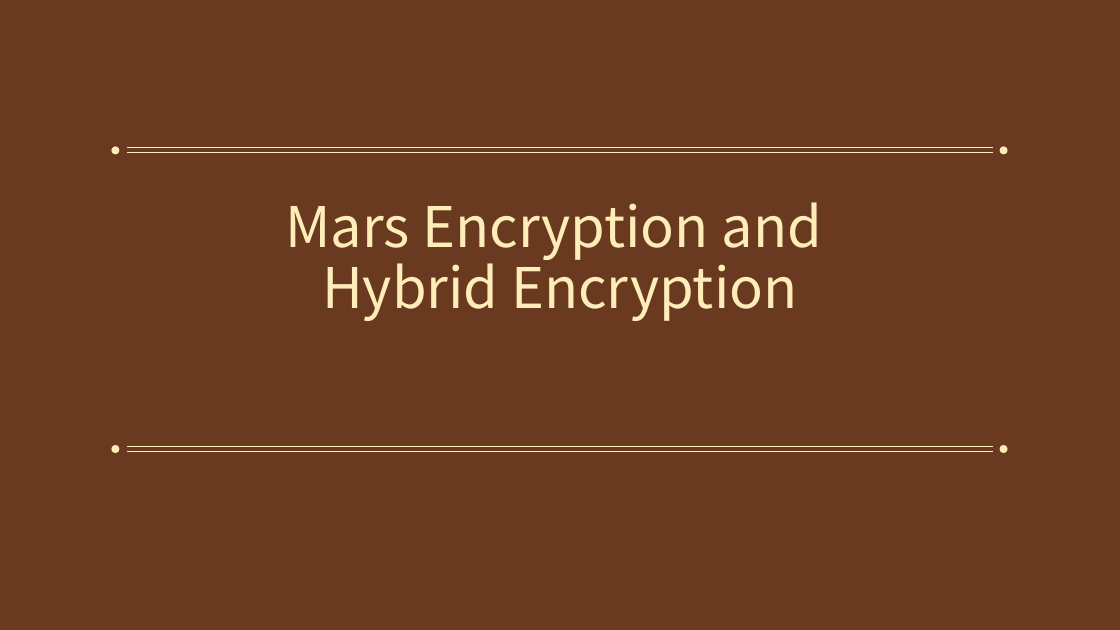
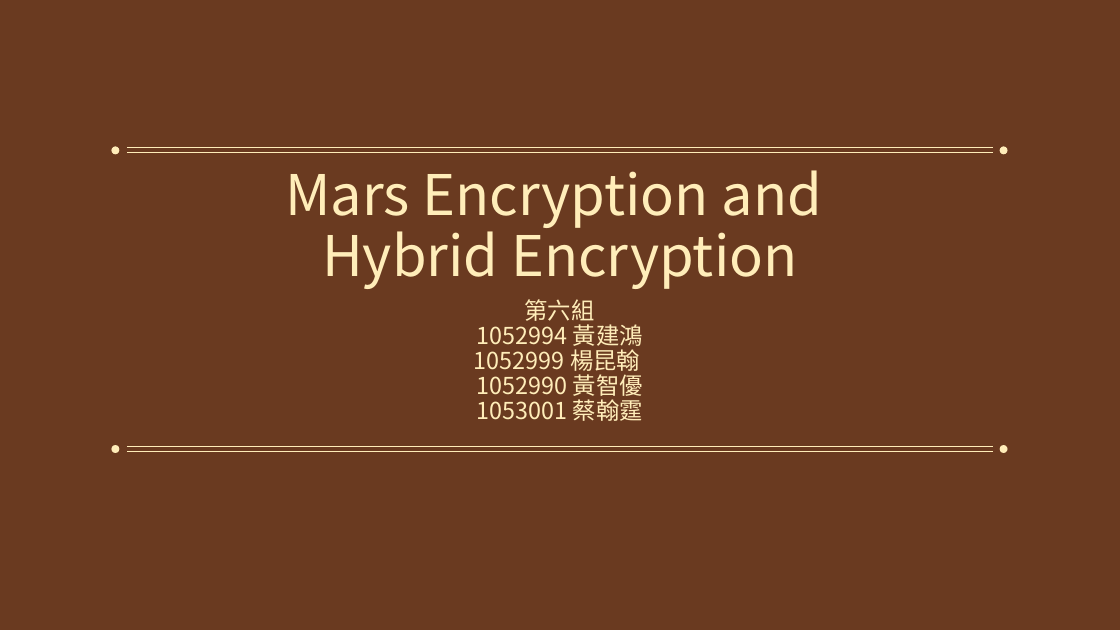
Before and after one commit to gordon636798/DiffieHellman-AES, a slide deck: slide 1 of 報告.pptx. Drawn at 1120x630 pixels with LibreOffice and Linux fonts; fonts in the diff are those of the drawing; background and template pictures are left out. Boxes give left, top, right and bottom in pixels: in the first picture for what was removed or moved away, otherwise in the second. Text is boxed around its words. In the diff, an @@ line names an element or a change of style, - is before the commit and + after.

```diff
--- a/報告.pptx
+++ b/報告.pptx
@@ title "Mars Encryption and Hybrid Encryption": place and size @@
-title "Mars Encryption and Hybrid Encryption" at box(285, 202, 821, 321)
+title "Mars Encryption and Hybrid Encryption" at box(285, 170, 821, 289)
@@ subtitle added at box(474, 299, 643, 421), 20 pt, text #FFEDB9 @@
+第六組
+1052994 黃建鴻
+1052999 楊昆翰
+1052990 黃智優
+1053001 蔡翰霆
```
Also in this commit, not shown: 7 slides added, 9 slides removed.
